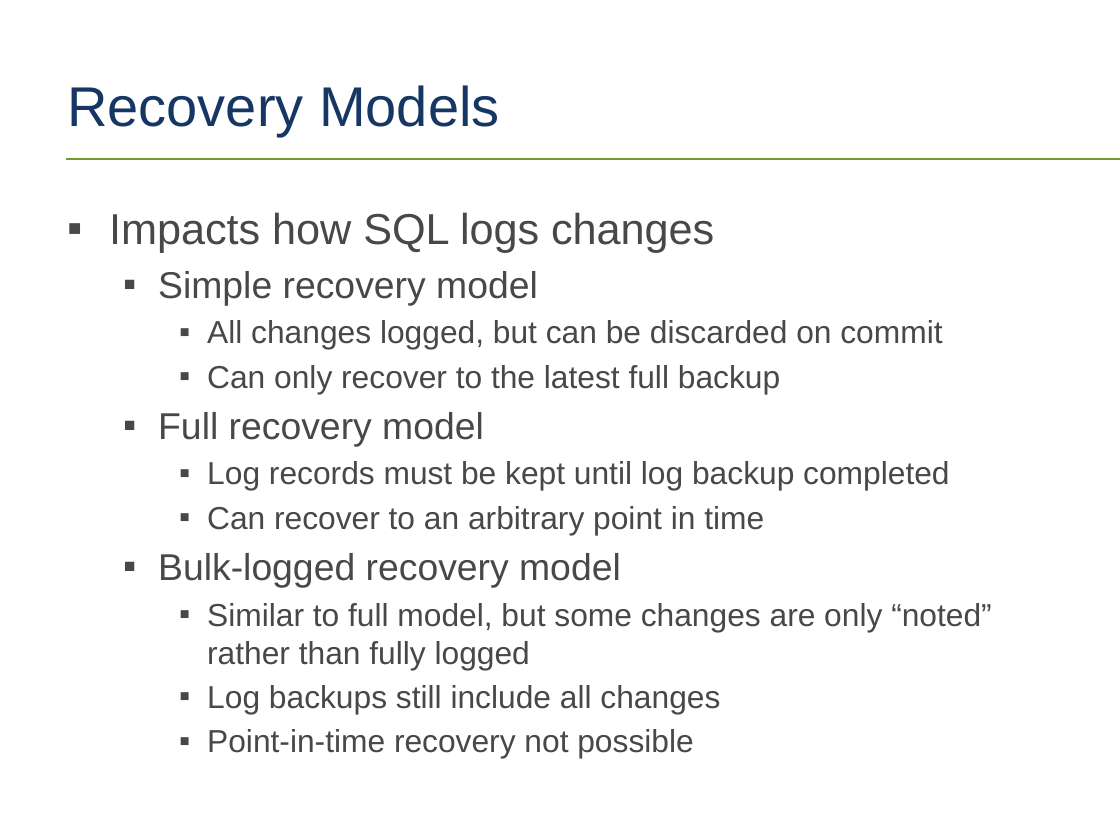
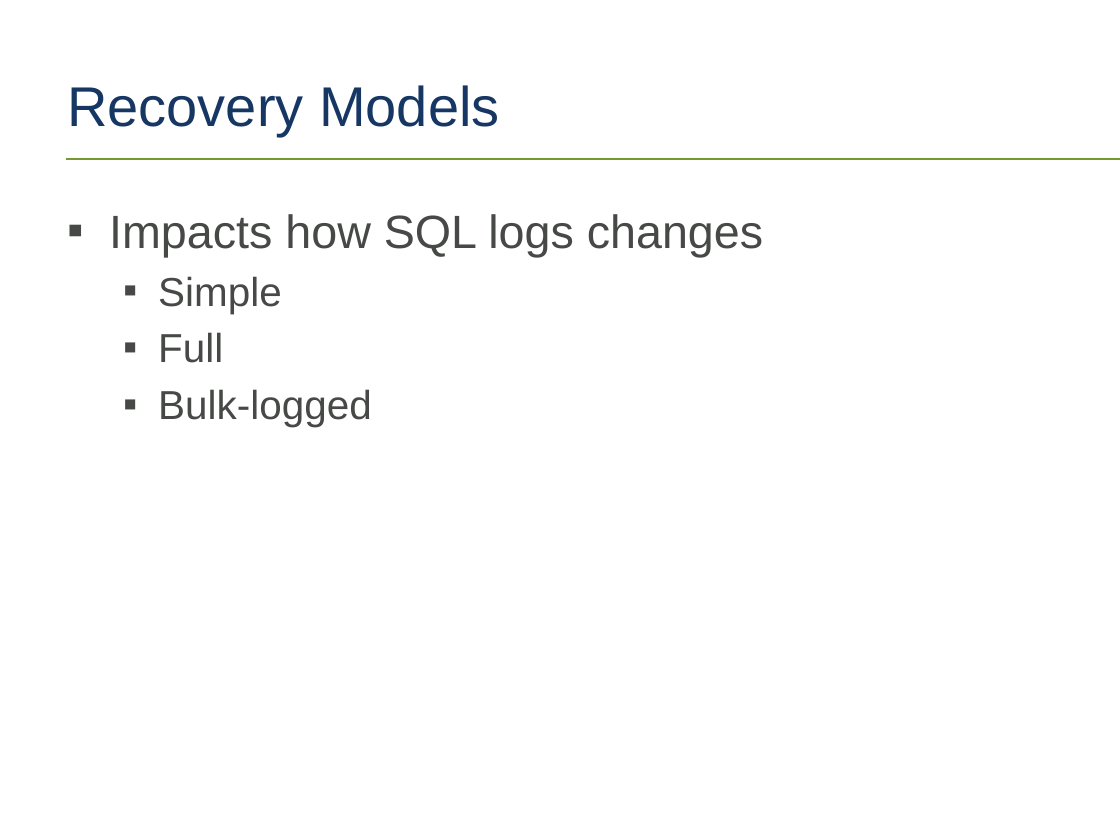
Before and after one commit to tf3604/LogFilePresentation, a slide deck: slide 33 of TransactionLog.pptx. Drawn at 1120x840 pixels with LibreOffice and Linux fonts; fonts in the diff are those of the drawing; background and template pictures are left out. Boxes give left, top, right and bottom in pixels: in the first picture for what was removed or moved away, otherwise in the second. Text is boxed around its words. In the diff, an @@ line names an element or a change of style, - is before the commit and + after.

Commit message:
Split up recovery models slide.

```diff
--- a/TransactionLog.pptx
+++ b/TransactionLog.pptx
@@ text at (109,214,763,257): size 27.8 to 30 pt in "Impacts how SQL logs changes" @@
@@ text at (158,276,372,427): text changed; size 20.4 to 26 pt @@
-  ▪ Simple recovery model
-    ▪ All changes logged, but can be discarded on commit
-    ▪ Can only recover to the latest full backup
-  ▪ Full recovery model
-    ▪ Log records must be kept until log backup completed
-    ▪ Can recover to an arbitrary point in time
-  ▪ Bulk-logged recovery model
-    ▪ Similar to full model, but some changes are only “noted” rather than fully logged
-    ▪ Log backups still include all changes
-    ▪ Point-in-time recovery not possible
+  ▪ Simple
+  ▪ Full
+  ▪ Bulk-logged
```
Also in this commit, not shown: 3 slides added.
